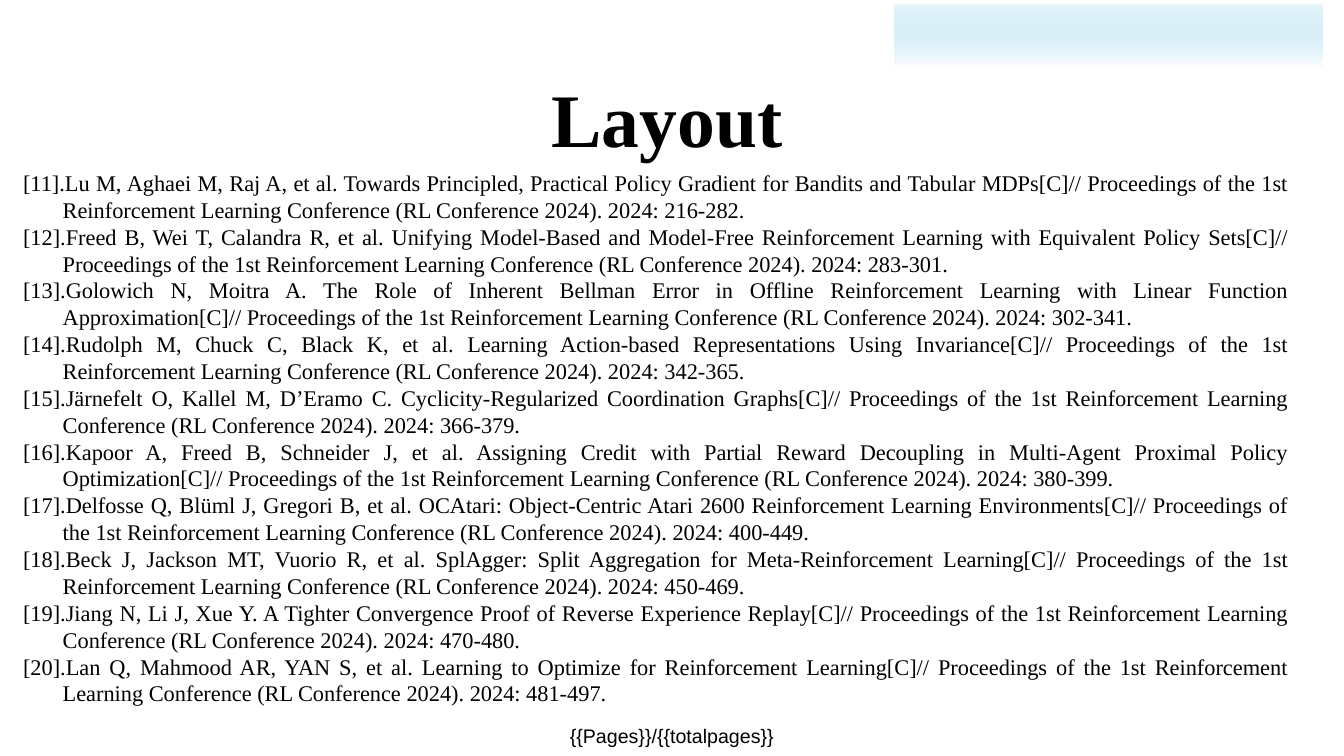
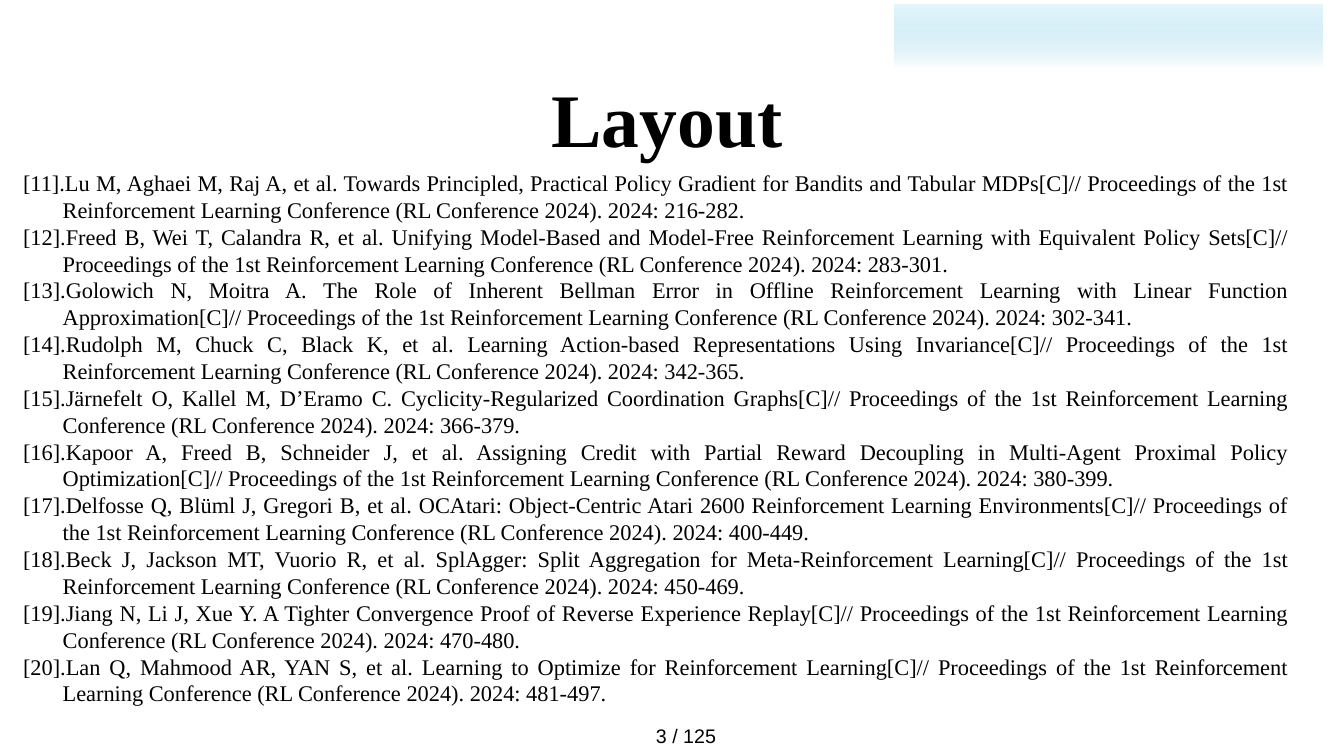
Before and after one commit to majialin-1995/paper_download, a slide deck: slide 3 of template.pptx. Drawn at 1344x756 pixels with LibreOffice and Linux fonts; fonts in the diff are those of the drawing; background and template pictures are left out. Boxes give left, top, right and bottom in pixels: in the first picture for what was removed or moved away, otherwise in the second. Text is boxed around its words. In the diff, an @@ line names an element or a change of style, - is before the commit and + after.

```diff
--- a/template.pptx
+++ b/template.pptx
@@ text removed at (x1=570, y1=728, x2=774, y2=747) @@
-{{Pages}}/{{totalpages}}
@@ text added at (x1=656, y1=729, x2=716, y2=744), 14 pt, text #000000 @@
+3 / 125
```
Also in this commit, not shown: 7 other slides changed, 2 other files.
